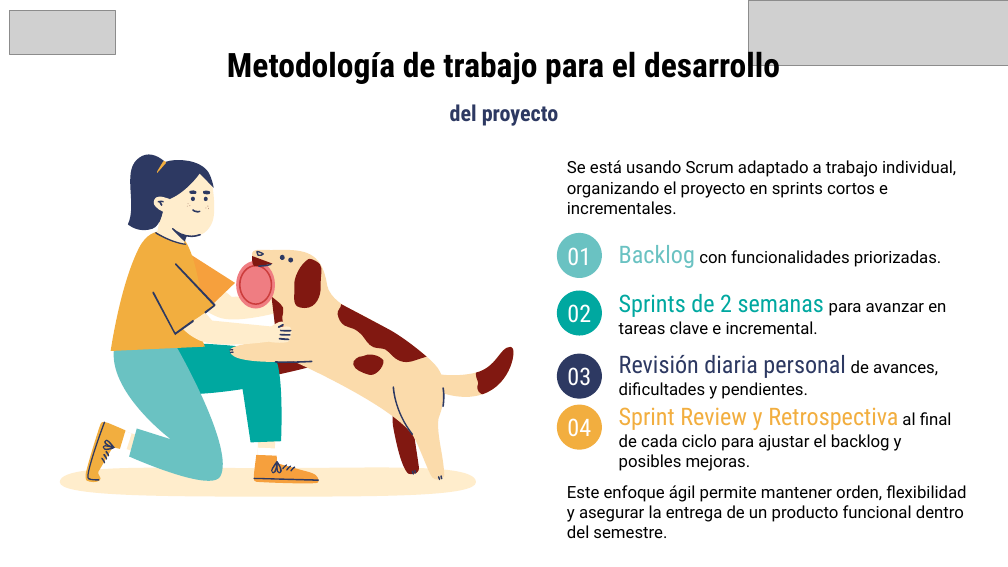
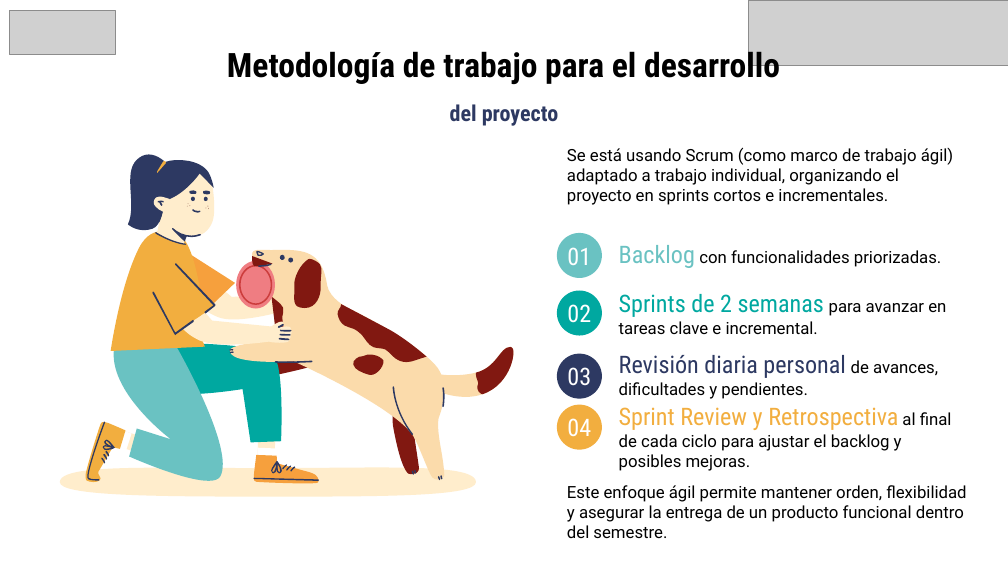
Before and after one commit to Kazeai-chan/Capstone_MyPet, a slide deck: slide 6 of Fase 2/Evidencias Proyecto/Presentación Proyecto.pptx. Drawn at 1008x567 pixels with LibreOffice and Linux fonts; fonts in the diff are those of the drawing; grey boxes stand for pictures. Boxes give left, top, right and bottom in pixels: in the first picture for what was removed or moved away, otherwise in the second. Text is boxed around its words. In the diff, an @@ line names an element or a change of style, - is before the commit and + after.

```diff
--- a/Fase 2/Evidencias Proyecto/Presentación Proyecto.pptx
+++ b/Fase 2/Evidencias Proyecto/Presentación Proyecto.pptx
@@ text at <box>567,147,954,205</box>: text changed @@
-Se está usando Scrum adaptado a trabajo individual, organizando el proyecto en sprints cortos e incrementales.
+Se está usando Scrum (como marco de trabajo ágil) adaptado a trabajo individual, organizando el proyecto en sprints cortos e incrementales.
```
Also in this commit, not shown: 9 other slides changed, 8 other files.
